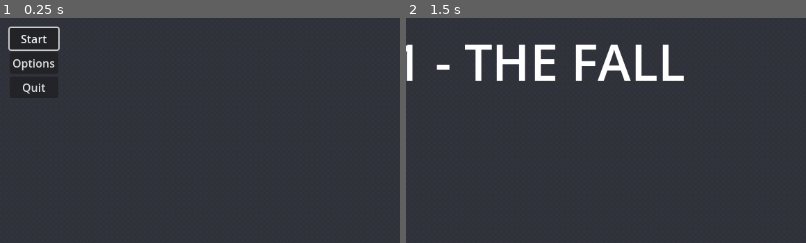
Above: before the commit, frames 1-2 (left to right).
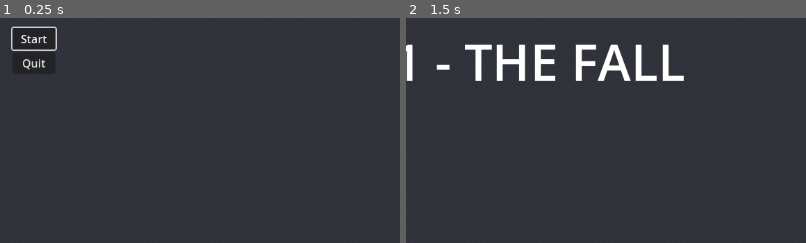
Above: after the commit, the same moments.

Repository: hanseei/superwizquest
Game: Godot game, scene res://Assets/Nodes/Scenes/menu.tscn
Same seed, same stepped clock (60 frames per second), same inputs: the game is played once before the commit and once after it. Sound files missing from this copy of the repository are replaced by a short silence.
Inputs:
- Up to frame 1 (0.25 s): no input
- Up to frame 2 (1.5 s): click "Start" at 0.5 s; tap Enter at 1.25 s; hold D (move_right) from 1.28 s (still down); hold E (E) from 1.28 s (still down)
The pictures show only the part of the screen within x 46-96%, y 40-90%; the shares and areas given below are measured in that part.

The runs differ from the first frame. In frame 1, 0.6% of the frame differs, in the area x 2-15%, y 3-34%; in frame 2, nothing differs.

Commit message:
turn off options in menu and added export options

Diff:
--- a/Assets/Nodes/Scenes/TestStage.tscn
+++ b/Assets/Nodes/Scenes/TestStage.tscn
@@ -6,7 +6,7 @@
 [ext_resource type="PackedScene" uid="uid://cwbjkioh2y6bw" path="res://Assets/Nodes/Actors/Interactables/torch.tscn" id="4_vwov1"]
 [ext_resource type="PackedScene" uid="uid://c2sylo50eqnp0" path="res://Assets/Nodes/Actors/Interactables/toggletest.tscn" id="5_57x3k"]
 [ext_resource type="PackedScene" uid="uid://blc2megwvlwmr" path="res://Assets/Nodes/Actors/Interactables/bucket.tscn" id="6_l42a0"]
-[ext_resource type="PackedScene" uid="uid://cbdaebxn04oax" path="res://Assets/Nodes/Actors/Interactables/Stone.tscn" id="7_5tspq"]
+[ext_resource type="PackedScene" uid="uid://cbdaebxn04oax" path="res://Assets/Nodes/Actors/Interactables/stone.tscn" id="7_5tspq"]
 [ext_resource type="PackedScene" uid="uid://b22d3disdyijl" path="res://Assets/Nodes/Actors/Interactables/door.tscn" id="8_hgiis"]
 [ext_resource type="PackedScene" uid="uid://bvc5bj0go1alw" path="res://Assets/Nodes/Actors/Interactables/movingPlatform.tscn" id="8_nj415"]
 [ext_resource type="PackedScene" uid="uid://bovilvnyemh8r" path="res://Assets/Nodes/Actors/Interactables/stone_bucket.tscn" id="10_qe2em"]
--- a/Assets/Nodes/Scenes/intro_stage.tscn
+++ b/Assets/Nodes/Scenes/intro_stage.tscn
@@ -6,7 +6,7 @@
 [ext_resource type="PackedScene" uid="uid://cwbjkioh2y6bw" path="res://Assets/Nodes/Actors/Interactables/torch.tscn" id="4_fnggt"]
 [ext_resource type="PackedScene" uid="uid://b22d3disdyijl" path="res://Assets/Nodes/Actors/Interactables/door.tscn" id="5_qj1rm"]
 [ext_resource type="PackedScene" uid="uid://blc2megwvlwmr" path="res://Assets/Nodes/Actors/Interactables/bucket.tscn" id="6_i6xnk"]
-[ext_resource type="PackedScene" uid="uid://cbdaebxn04oax" path="res://Assets/Nodes/Actors/Interactables/Stone.tscn" id="7_tq22p"]
+[ext_resource type="PackedScene" uid="uid://cbdaebxn04oax" path="res://Assets/Nodes/Actors/Interactables/stone.tscn" id="7_tq22p"]
 [ext_resource type="PackedScene" uid="uid://bovilvnyemh8r" path="res://Assets/Nodes/Actors/Interactables/stone_bucket.tscn" id="8_qcrf4"]
 [ext_resource type="Script" uid="uid://c41eesjcycbuj" path="res://Assets/Nodes/Actors/Interactables/Scripts/platformPlant.gd" id="9_qcrf4"]
 [ext_resource type="TileSet" uid="uid://detiiabfx6qhj" path="res://Assets/TilesetResources/plantTileset.tres" id="10_1ido8"]
--- a/Assets/Nodes/Scenes/menu.tscn
+++ b/Assets/Nodes/Scenes/menu.tscn
@@ -47,6 +47,7 @@
 text = "Start"
 
 [node name="Options" type="Button" parent="VBoxContainer"]
+visible = false
 layout_mode = 2
 text = "Options"
 
Not shown: 1 places in Assets/Nodes/Scenes/intro_stage.tscn that only renumber resources
Not shown, changed: Assets/Nodes/Scenes/stage_1.tscn
Not shown, added: export_presets.cfg
